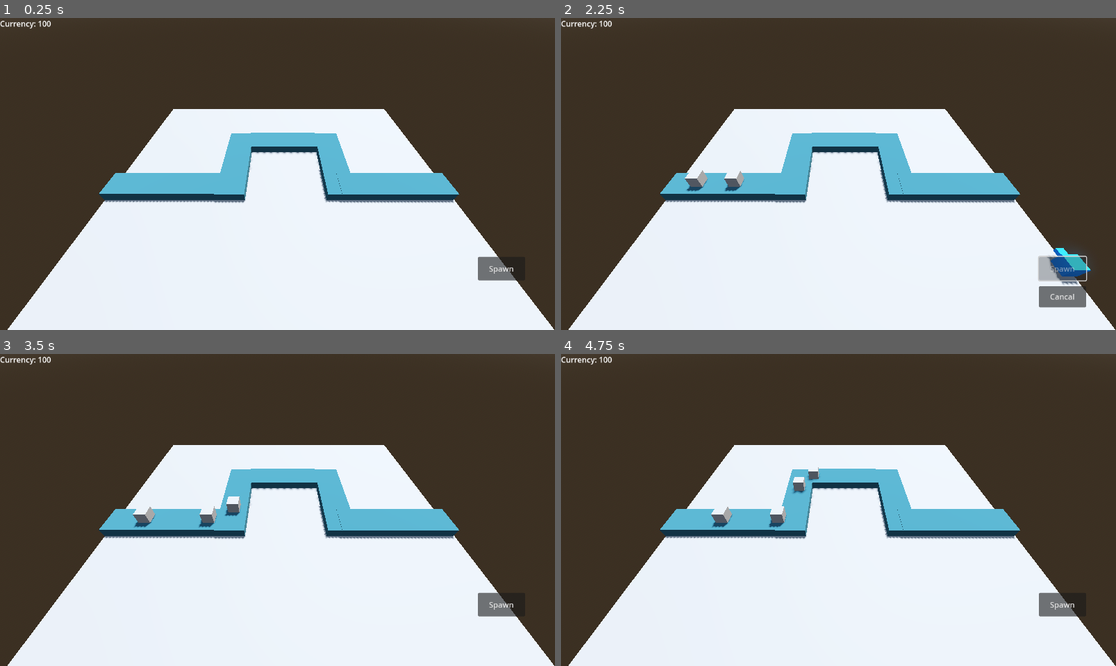
Above: before the commit, frames 1-4 (two rows, left to right).
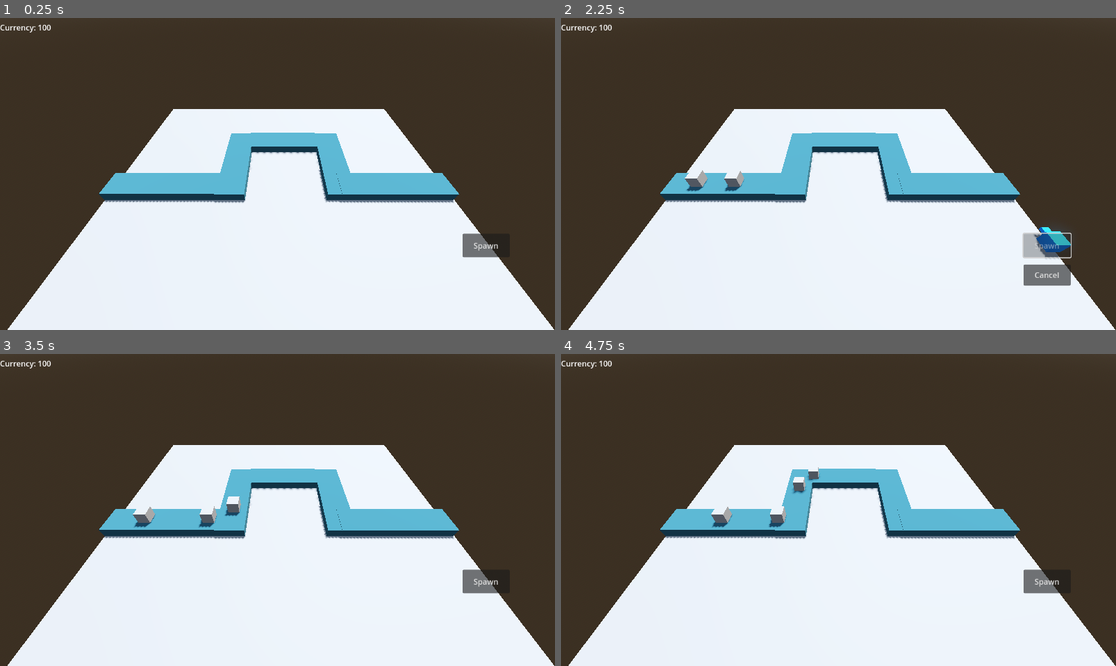
Above: after the commit, the same moments.

Repository: BurnabySouthGameDev/TowerDefence
Game: Godot game, scene res://Scenes/main.tscn
Two runs of this game, one before a commit and one after it. Both use one fixed random seed, a clock stepped at 60 frames per second and the inputs below.
Inputs:
- Up to frame 1 (0.25 s): no input
- Up to frame 2 (2.25 s): click "Spawn" at 0.5 s; click "Cancal" (after the commit: "Cancel") at 1.25 s; click "Spawn" at 2 s
- Up to frame 3 (3.5 s): click "Cancal" (after the commit: "Cancel") at 2.75 s
- Up to frame 4 (4.75 s): click "Spawn" at 3.5 s; click "Cancal" (after the commit: "Cancel") at 4.25 s

The runs differ from the first frame. In frame 1, 1.0% of the frame differs, in the area x 0-93%, y 0-85%; in frame 2, 2.4%, in the area x 0-96%, y 0-93%; in frame 3, 1.0%; in frame 4, 1.0%.

Commit message:
Added outline shader and barebones selection

Diff:
--- a/Scenes/main.tscn
+++ b/Scenes/main.tscn
@@ -27,6 +27,8 @@
 "tilts": PackedFloat32Array(0, 0, 0, 0, 0, 0)
 }
 point_count = 6
+
+[sub_resource type="StyleBoxEmpty" id="StyleBoxEmpty_jjvhh"]
 
 [node name="Main" type="Node3D"]
 
@@ -83,31 +85,28 @@
 
 [node name="GameUI" type="CanvasLayer" parent="."]
 
-[node name="CurrencyDisplay" type="Control" parent="GameUI"]
-layout_mode = 3
-anchors_preset = 0
-offset_right = 40.0
-offset_bottom = 40.0
-
-[node name="CurrencyLabel" type="Label" parent="GameUI/CurrencyDisplay"]
-layout_mode = 0
-offset_right = 40.0
-offset_bottom = 23.0
-script = ExtResource("3_8gbba")
-
 [node name="SpawnButton" type="Button" parent="GameUI" node_paths=PackedStringArray("path_node")]
-offset_left = 992.0
-offset_top = 496.0
-offset_right = 1090.0
-offset_bottom = 545.0
+offset_left = 960.0
+offset_top = 448.0
+offset_right = 1058.0
+offset_bottom = 497.0
 text = "Spawn"
 script = ExtResource("4_jjvhh")
 min_distance_path = 3.0
 path_node = NodePath("../../Path/Path3D")
 
 [node name="CancelButton" type="Button" parent="GameUI"]
-offset_left = 992.0
-offset_top = 557.0
-offset_right = 1090.0
-offset_bottom = 601.0
-text = "Cancal"
+offset_left = 960.0
+offset_top = 512.0
+offset_right = 1058.0
+offset_bottom = 556.0
+text = "Cancel"
+
+[node name="CurrencyDisplay" type="PanelContainer" parent="GameUI"]
+offset_right = 192.0
+offset_bottom = 40.0
+theme_override_styles/panel = SubResource("StyleBoxEmpty_jjvhh")
+
+[node name="CurrencyLabel" type="Label" parent="GameUI/CurrencyDisplay"]
+layout_mode = 2
+script = ExtResource("3_8gbba")
--- a/Scenes/turrets/list/basic_turret.tscn
+++ b/Scenes/turrets/list/basic_turret.tscn
@@ -1,18 +1,26 @@
-[gd_scene load_steps=5 format=3 uid="uid://ld73oby6g67"]
+[gd_scene load_steps=8 format=3 uid="uid://ld73oby6g67"]
 
 [ext_resource type="PackedScene" uid="uid://cw7yg6e0jmot0" path="res://Scenes/turrets/radar.tscn" id="1_mduyx"]
 [ext_resource type="Script" uid="uid://ghb85u66ywux" path="res://Scripts/turrets/basic_turret.gd" id="1_ulw1s"]
+[ext_resource type="Script" uid="uid://c05b2u3qourdf" path="res://Scripts/turrets/select.gd" id="4_jrgm0"]
+
+[sub_resource type="ShaderMaterial" id="ShaderMaterial_slgpk"]
 
 [sub_resource type="StandardMaterial3D" id="StandardMaterial3D_txjsu"]
+next_pass = SubResource("ShaderMaterial_slgpk")
 albedo_color = Color(0.0862745, 0.541176, 1, 1)
 
 [sub_resource type="SphereShape3D" id="SphereShape3D_ulw1s"]
 radius = 10.0
 
+[sub_resource type="SphereShape3D" id="SphereShape3D_slgpk"]
+radius = 1.0
+
 [node name="BasicTurret" type="Node3D"]
 script = ExtResource("1_ulw1s")
 
 [node name="CSGBox3D" type="CSGBox3D" parent="."]
+unique_name_in_owner = true
 transform = Transform3D(1, 0, 0, 0, 1, 0, 0, 0, 1, 0, 0.600042, 0)
 material = SubResource("StandardMaterial3D_txjsu")
 
@@ -22,6 +30,7 @@
 material = SubResource("StandardMaterial3D_txjsu")
 
 [node name="Radar" parent="." instance=ExtResource("1_mduyx")]
+input_ray_pickable = false
 
 [node name="CollisionShape3D" type="CollisionShape3D" parent="Radar"]
 shape = SubResource("SphereShape3D_ulw1s")
@@ -30,5 +39,13 @@
 [node name="ReloadTimer" type="Timer" parent="."]
 wait_time = 0.45
 
+[node name="Select" type="Area3D" parent="."]
+script = ExtResource("4_jrgm0")
+
+[node name="CollisionShape3D" type="CollisionShape3D" parent="Select"]
+transform = Transform3D(1, 0, 0, 0, 1, 0, 0, 0, 1, 0.0225831, 0.573584, 0)
+shape = SubResource("SphereShape3D_slgpk")
+debug_color = Color(0.576045, 0.397559, 0.974967, 0.42)
+
 [connection signal="new_target" from="Radar" to="." method="_on_radar_new_target"]
 [connection signal="timeout" from="ReloadTimer" to="." method="fire"]
--- a/Scripts/enemy_spawn.gd
+++ b/Scripts/enemy_spawn.gd
@@ -13,10 +13,10 @@
 	# Setup timer
 	spawn_timer.one_shot = true
 	add_child(spawn_timer)
-	spawn_timer.connect("timeout", Callable(self, "spawnenemy"))
+	spawn_timer.connect("timeout", Callable(self, "spawn_enemy"))
 	start_spawn_timer()
 
-func spawnenemy():
+func spawn_enemy():
 	var enemy_instance = enemy_scene.instantiate()
 	path.add_child(enemy_instance)
 	# enemy_instance.global_position = enemy_spawn.global_position
--- a/Scripts/turrets/basic_turret.gd
+++ b/Scripts/turrets/basic_turret.gd
@@ -2,10 +2,11 @@
 
 @onready var radar: Radar = $"Radar"
 @onready var reload_timer: Timer = $"ReloadTimer"
-@onready var csg_box_3d: CSGBox3D = $CSGBox3D
+@onready var csg_box_3d: CSGBox3D = %CSGBox3D
 
 func _ready() -> void:
 	radar.monitoring = false
+	csg_box_3d.material = csg_box_3d.material.duplicate(true)
 
 func _on_radar_new_target(target: Node3D) -> void:
 	if not radar.monitoring:
--- /dev/null
+++ b/Scripts/turrets/select.gd
@@ -0,0 +1,14 @@
+extends Area3D
+
+const OUTLINE = preload("res://Shaders/outline.gdshader")
+
+@onready var csg_box_3d: CSGBox3D = %CSGBox3D
+
+func _input_event(camera: Camera3D, event: InputEvent, event_position: Vector3, normal: Vector3, shape_idx: int) -> void:
+	if event is InputEventMouseButton and event.button_index == MOUSE_BUTTON_LEFT and event.pressed:
+		print("Clicked turret")
+
+		if csg_box_3d.material.next_pass.shader == null:
+			csg_box_3d.material.next_pass.shader = OUTLINE
+		else:
+			csg_box_3d.material.next_pass.shader = null
--- /dev/null
+++ b/Shaders/outline.gdshader
@@ -0,0 +1,14 @@
+shader_type spatial;
+render_mode blend_mix, cull_front, unshaded;
+
+uniform vec4 color : source_color = vec4(0.0, 0.0, 0.0, 1.0);
+uniform float size : hint_range(1.0, 1.5, 0.01) = 1.1;
+
+void vertex() {
+    VERTEX *= size;
+}
+
+void fragment() {
+    ALBEDO = color.rgb;
+    ALPHA  = color.a;
+}
--- a/project.godot
+++ b/project.godot
@@ -19,6 +19,13 @@
 
 project/assembly_name="BSGD Tower Defence"
 
+[file_customization]
+
+folder_colors={
+"res://Scenes/": "red",
+"res://Scripts/": "purple"
+}
+
 [layer_names]
 
 3d_physics/layer_1="Environment"
Not shown: 1 places in Scenes/main.tscn that only renumber resources
Not shown, added: Scripts/turrets/select.gd.uid
Not shown, added: Shaders/outline.gdshader.uid
